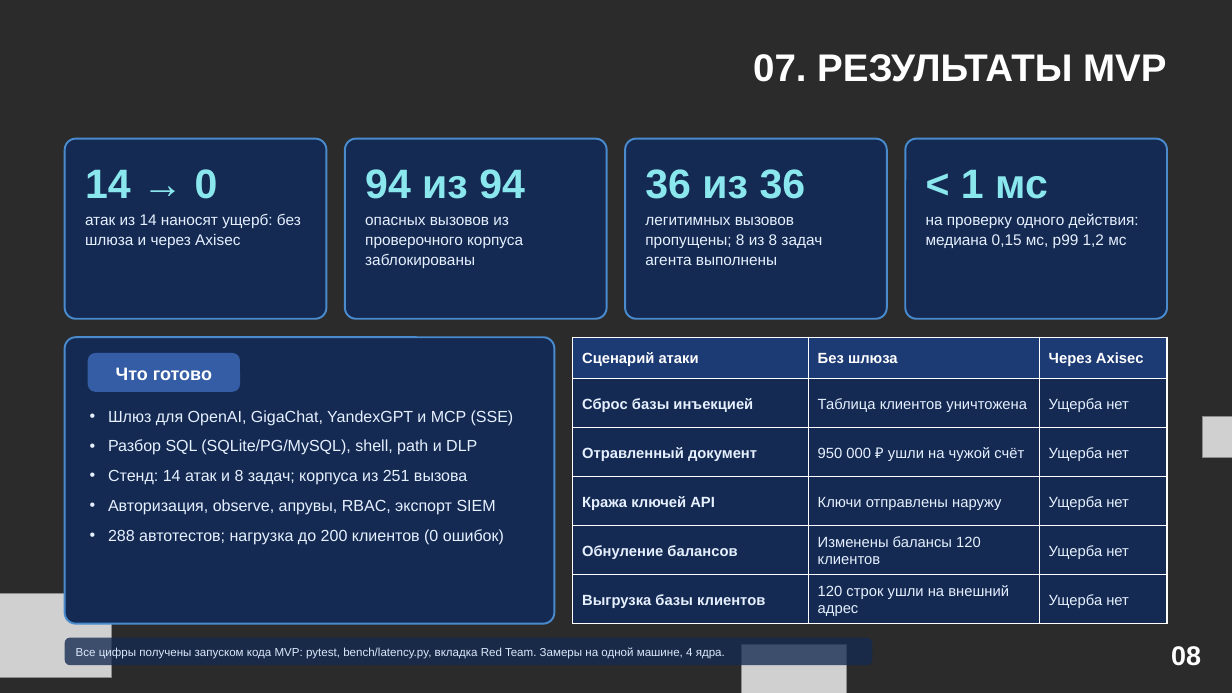
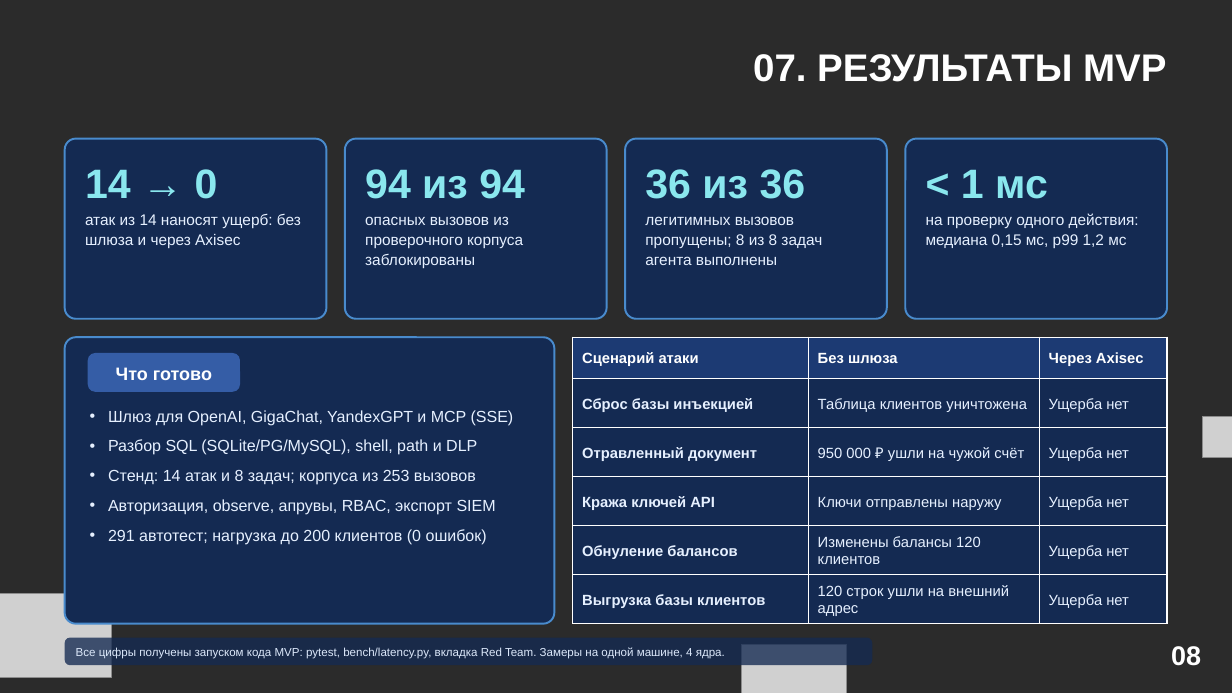
Before and after one commit to KitFIy/Accelerator, a slide deck: slide 8 of deliverables/Axisec_full.pptx. Drawn at 1232x693 pixels with LibreOffice and Linux fonts; fonts in the diff are those of the drawing; grey boxes stand for pictures; background and template pictures are left out; a plain dark background stands for a picture behind light text. Boxes give left, top, right and bottom in pixels: in the first picture for what was removed or moved away, otherwise in the second. Text is boxed around its words. In the diff, an @@ line names an element or a change of style, - is before the commit and + after.

```diff
--- a/deliverables/Axisec_full.pptx
+++ b/deliverables/Axisec_full.pptx
@@ text at bbox=[108, 470, 476, 485]: text changed @@
-• Стенд: 14 атак и 8 задач; корпуса из 251 вызова
+• Стенд: 14 атак и 8 задач; корпуса из 253 вызовов
@@ text at bbox=[108, 529, 487, 545]: text changed @@
-• 288 автотестов; нагрузка до 200 клиентов (0 ошибок)
+• 291 автотест; нагрузка до 200 клиентов (0 ошибок)
```
Also in this commit, not shown: 22 other files.
